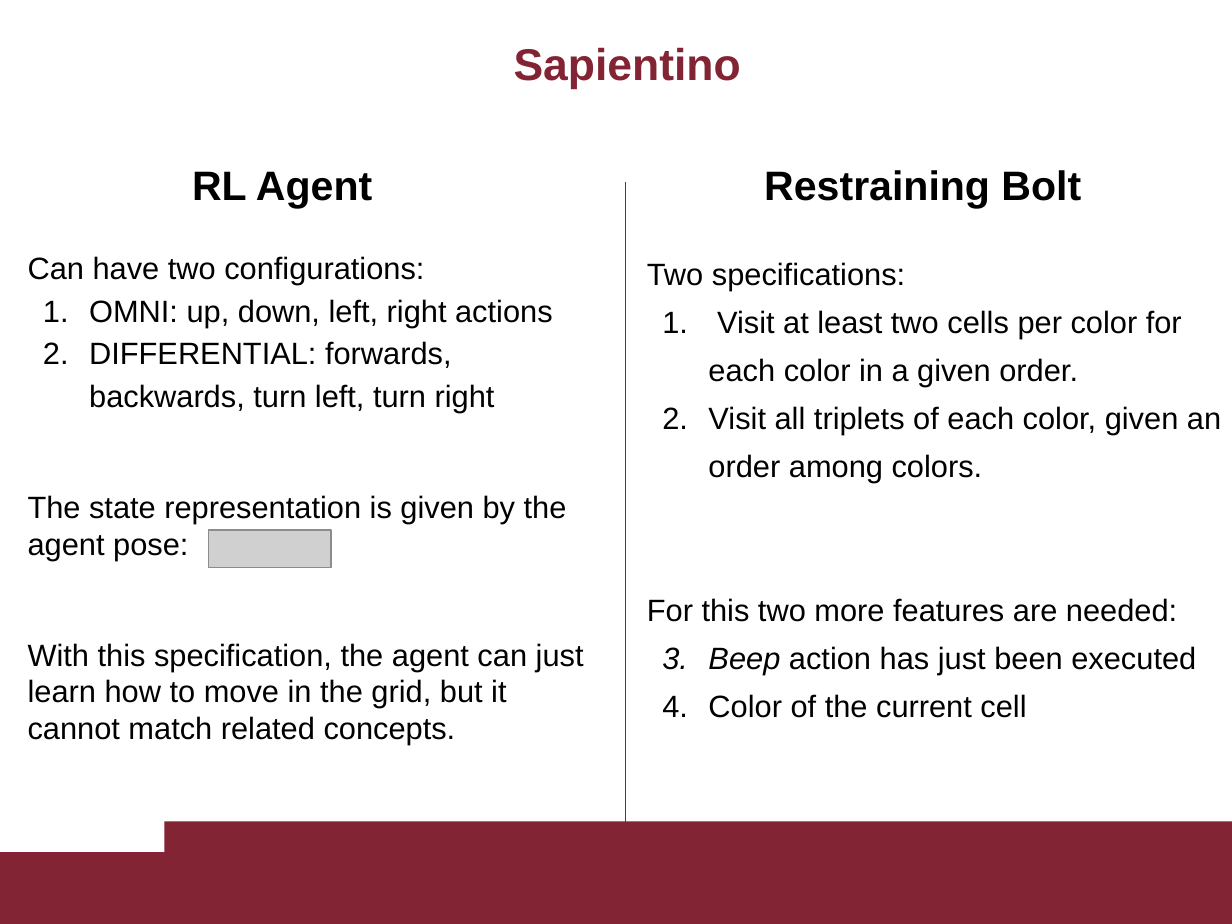
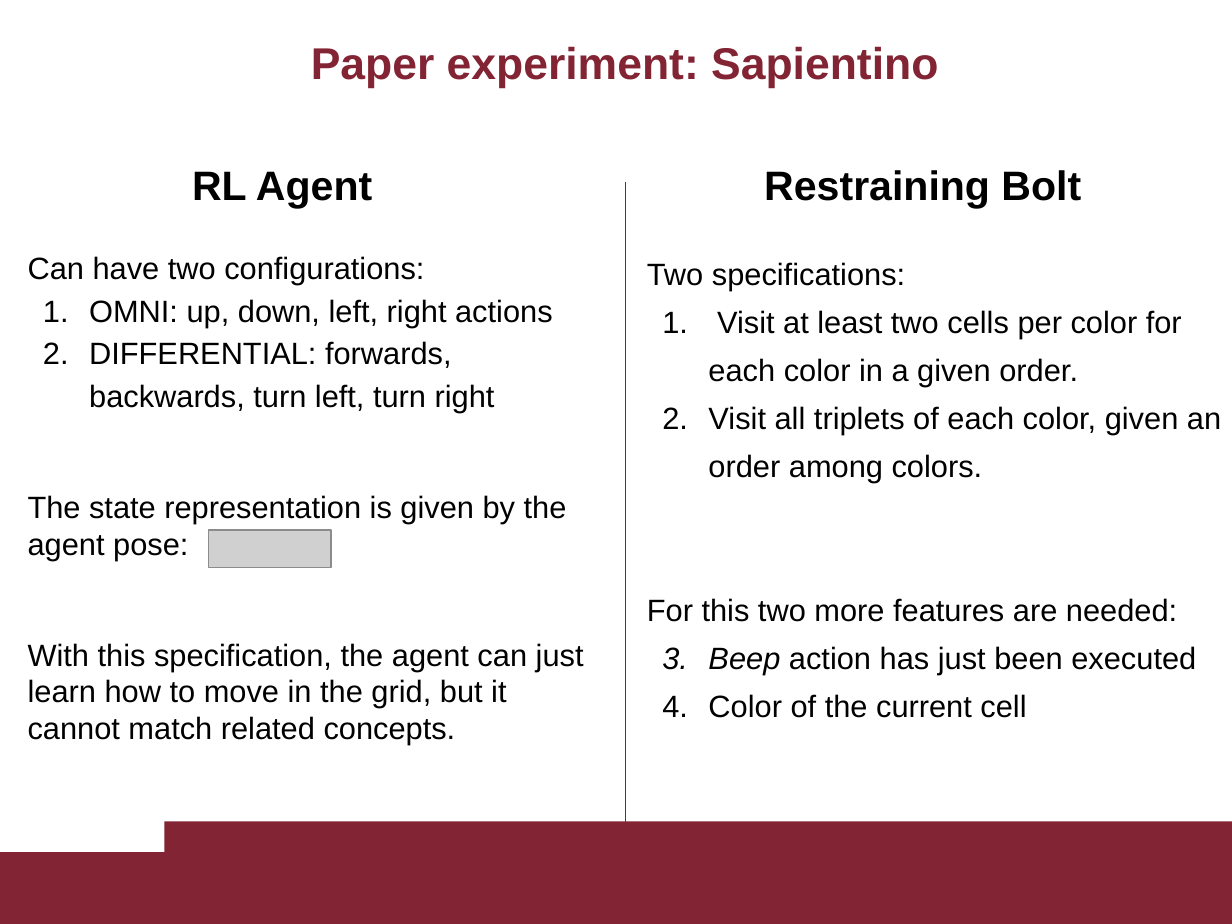
Before and after one commit to Nicodman/Reasoning_Agents_2020, a slide deck: slide 2 of Resogning_Agents.pptx (slide 5 before the commit). Drawn at 1232x924 pixels with LibreOffice and Linux fonts; fonts in the diff are those of the drawing; grey boxes stand for pictures. Boxes give left, top, right and bottom in pixels: in the first picture for what was removed or moved away, otherwise in the second. Text is boxed around its words. In the diff, an @@ line names an element or a change of style, - is before the commit and + after.

```diff
--- a/Resogning_Agents.pptx
+++ b/Resogning_Agents.pptx
@@ title at box(311, 46, 938, 88): text changed @@
-Sapientino
+Paper experiment: Sapientino
```
Also in this commit, not shown: 3 other slides changed, 6 slides added, 9 slides removed, 12 other files.
